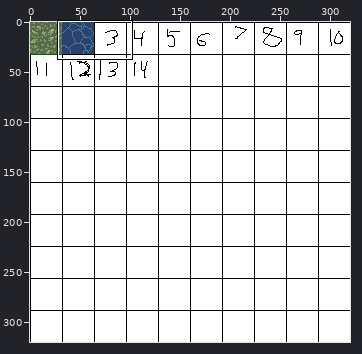
Edited in one commit: sprite sheet (skeleton-android/assets/data/maptiles.png). Above: a wide view before the commit, with the close-up outlined.
Close-up. Before the commit:
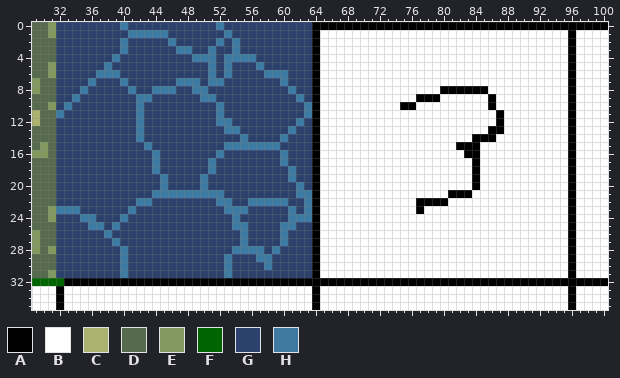
The file is 320x320 pixels. Shown: x 29..100, y 0..35.
Palette (. is transparent): A #000000  B #ffffff  C #abb26f  D #566a4d  E #829a60  F #006400  G #2c416c  H #3f7aa3
Pixels before (only the part around the change), first column x 29:
 0 DDEGGGGGGGGHGGGGGGGGGGGHGGGGGGGGGGGAAAAAAAAAAAAAAAAAAAAAAAAAAAAAAAAAAAAA
 1 DDEGGGGGGGGGHHHHHGGGGGGGHGGGGGGGGGGABBBBBBBBBBBBBBBBBBBBBBBBBBBBBBBABBBB
 2 DDDGGGGGGGGHGGGGGHGGGGGHGHGGGGGGGGGABBBBBBBBBBBBBBBBBBBBBBBBBBBBBBBABBBB
 3 DDDGGGGGGGGHGGGGGGHHGGHGGHGGGGGGGGGABBBBBBBBBBBBBBBBBBBBBBBBBBBBBBBABBBB
 4 DDDGGGGGGGHGGGGGGGGGHHHGHHHHGGGGGGGABBBBBBBBBBBBBBBBBBBBBBBBBBBBBBBABBBB
 5 DDEGGGGGGHGGGGGGGGGGGGHGHGGGHGGGGGGABBBBBBBBBBBBBBBBBBBBBBBBBBBBBBBABBBB
 6 DDEGGGGGHHHGGGGGGGGGGGHGHGGGGHHHGGGABBBBBBBBBBBBBBBBBBBBBBBBBBBBBBBABBBB
 7 EDDGGGGHGGGHGGGGGGHHHGHHGGGGGGGHGGGABBBBBBBBBBBBBBBBBBBBBBBBBBBBBBBABBBB
 8 EDDGGGHGGGGGHGGHHHGGHHGGGGGGGGGGHGGABBBBBBBBBBBBBBBAAAAAABBBBBBBBBBABBBB
 9 DDDGGHGGGGGGGHHGGGGGGHHGGGGGGGGGGHGABBBBBBBBBBBBAAABBBBBBABBBBBBBBBABBBB
10 DDEGHGGGGGGGGHGGGGGGGGGHGGGGGGGGGGHABBBBBBBBBBAABBBBBBBBBABBBBBBBBBABBBB
11 CDDHGGGGGGGGGHGGGGGGGGGHGGGGGGGGGGHABBBBBBBBBBBBBBBBBBBBBBABBBBBBBBABBBB
12 CDDGGGGGGGGGGHGGGGGGGGGHHGGGGGGGGHGABBBBBBBBBBBBBBBBBBBBBBABBBBBBBBABBBB
13 DDDGGGGGGGGGGHGGGGGGGGGGHHGGGGGGHGGABBBBBBBBBBBBBBBBBBBBBAABBBBBBBBABBBB
14 DDDGGGGGGGGGGHGGGGGGGGGGGGHGGGGHGGGABBBBBBBBBBBBBBBBBBBAAABBBBBBBBBABBBB
15 DEDGGGGGGGGGGGHGGGGGGGGGHHHHHHHGGGGABBBBBBBBBBBBBBBBBAAABBBBBBBBBBBABBBB
16 EEDGGGGGGGGGGGGHGGGGGGGHGGGGGGGHGGGABBBBBBBBBBBBBBBBBBAABBBBBBBBBBBABBBB
17 DDDGGGGGGGGGGGGHGGGGGGHGGGGGGGGHGGGABBBBBBBBBBBBBBBBBBBABBBBBBBBBBBABBBB
18 DDDGGGGGGGGGGGGHGGGGGGHGGGGGGGGGHGGABBBBBBBBBBBBBBBBBBBABBBBBBBBBBBABBBB
19 DDDGGGGGGGGGGGGGHGGGGHGGGGGGGGGGHGGABBBBBBBBBBBBBBBBBBBABBBBBBBBBBBABBBB
20 DDDGGGGGGGGGGGGGHGGGGHGGGGGGGGGGGHGABBBBBBBBBBBBBBBBBBBABBBBBBBBBBBABBBB
21 DDDGGGGGGGGGGGGHHHHHHHHHGGGGGGGGGHHABBBBBBBBBBBBBBBBAAABBBBBBBBBBBBABBBB
22 DDDGGGGGGGGGGHHGGGGGGGGHHGGHHHHHGGHABBBBBBBBBBBBAAAABBBBBBBBBBBBBBBABBBB
23 DDEHHHGGGGGGHGGGGGGGGGGGHHHGGGGGHGHABBBBBBBBBBBBABBBBBBBBBBBBBBBBBBABBBB
24 DDEGGGHHGGGHGGGGGGGGGGGGGHGGGGGGHHHABBBBBBBBBBBBBBBBBBBBBBBBBBBBBBBABBBB
25 DDDGGGGHHGHGGGGGGGGGGGGGGHHGGGGHHGGABBBBBBBBBBBBBBBBBBBBBBBBBBBBBBBABBBB
26 EDDGGGGGGHGGGGGGGGGGGGGGGGHGGGGHGGGABBBBBBBBBBBBBBBBBBBBBBBBBBBBBBBABBBB
27 EDDGGGGGGGHGGGGGGGGGGGGGGGHGGGGHGGGABBBBBBBBBBBBBBBBBBBBBBBBBBBBBBBABBBB
28 EDEGGGGGGGGHGGGGGGGGGGGGGHHHHGHGGGGABBBBBBBBBBBBBBBBBBBBBBBBBBBBBBBABBBB
29 DDDGGGGGGGGHGGGGGGGGGGGGHGGGHHGGGGGABBBBBBBBBBBBBBBBBBBBBBBBBBBBBBBABBBB
30 DDDGGGGGGGGHGGGGGGGGGGGGHGGGGHGGGGGABBBBBBBBBBBBBBBBBBBBBBBBBBBBBBBABBBB
31 DDEGGGGGGGGHGGGGGGGGGGGGHGGGGGGGGGGABBBBBBBBBBBBBBBBBBBBBBBBBBBBBBBABBBB
32 FFFFAAAAAAAAAAAAAAAAAAAAAAAAAAAAAAAAAAAAAAAAAAAAAAAAAAAAAAAAAAAAAAAAAAAA
33 BBBABBBBBBBBBBBBBBBBBBBBBBBBBBBBBBBABBBBBBBBBBBBBBBBBBBBBBBBBBBBBBBABBBB
34 BBBABBBBBBBBBBBBBBBBBBBBBBBBBBBBBBBABBBBBBBBBBBBBBBBBBBBBBBBBBBBBBBABBBB
35 BBBABBBBBBBBBBBBBBBBBBBBBBBBBBBBBBBABBBBBBBBBBBBBBBBBBBBBBBBBBBBBBBABBBB
Once edited:
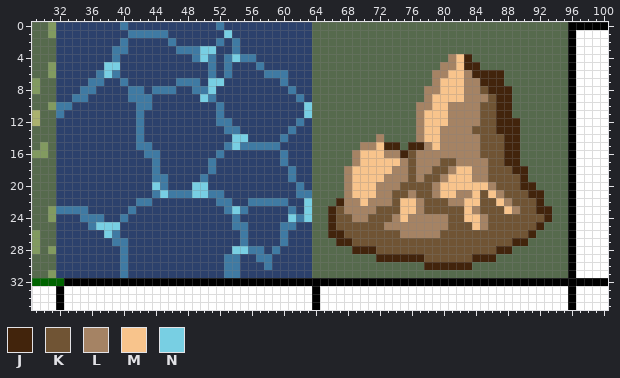
Colours new in this view: J #42240c  K #705434  L #a58364  M #f8c48c  N #78cfe3
Changes in this commit:
Changed rows in their new state; - is an unchanged pixel.
first column x 32:
 0 --------------------------------DDDDDDDDDDDDDDDDDDDDDDDDDDDDDDDD
 1 ---------------------N----------DDDDDDDDDDDDDDDDDDDDDDDDDDDDDDDD
 2 --------------------------------DDDDDDDDDDDDDDDDDDDDDDDDDDDDDDDD
 3 -------H---------HNN------------DDDDDDDDDDDDDDDDDDDDDDDDDDDDDDDD
 4 ------------------N---N---------DDDDDDDDDDDDDDDDDLMJDDDDDDDDDDDD
 5 ------NN------------------------DDDDDDDDDDDDDDDDLLMJJDDDDDDDDDDD
 6 ------N-------------------------DDDDDDDDDDDDDDDLLMMLJJJJDDDDDDDD
 7 -----H-------------NN-----------DDDDDDDDDDDDDDDLMMMLLJJJDDDDDDDD
 8 ----H-----H--------N------------DDDDDDDDDDDDDDLLMMMLLKJJJDDDDDDD
 9 ---H-----H--------N-------------DDDDDDDDDDDDDDLMMMMLLLKJJDDDDDDD
10 H----------H-------------------NDDDDDDDDDDDDDLLMMLLLLKKJJDDDDDDD
11 -------------------------------NDDDDDDDDDDDDDLMMMLLLLKKJJDDDDDDD
12 --------------------------------DDDDDDDDDDDDDLMMMLLLLKKJJJDDDDDD
13 --------------------------------DDDDDDDDDDDDDLMMLLLLKKKJJJDDDDDD
14 ----------------------NN--------DDDDDDDDLDDDDLMMLLLLLKKKJJDDDDDD
15 ----------H-----------N---------DDDDDDLLMJJDJJLMLLLLLKKKJJDDDDDD
16 -----------H--------------------DDDDDLMMMLLJKLLLLLLLLKKKJJDDDDDD
17 --------------------------------DDDDDLMMMMMLKLLLKKLLLLKKJJDDDDDD
18 --------------------------------DDDDLMMMMMLLKLLKKLMMLLKKKJJDDDDD
19 ------------H-------------------DDDDLMMMMLLLKLKKLMMMLLKKKKJDDDDD
20 ------------N----NN-------------DDDDLMMMLLLKKKKLMMMMMMLKKKJJDDDD
21 -------------N---NN-------------DDDDLMMMLLKKLKKLMMLLMKMLKKKJJDDD
22 -------------------------------NDDDJLLMLLLKMMLKKKLLMMKKMLKKKJDDD
23 ---H------------------N--------NDDJKLLLLKKKMMLKKKKKMLKKKMLKKJJDD
24 -----H-----------------------N-NDDJKKLLKKKLMLLLLLKKMMLKKKKKKKJDD
25 -----NNN------------------------DDJKKKKKKLLLLLLLLKKKMLKKKKKKJDDD
26 ------NH------------------------DDJJKKKKKKKLLLLLKKKKKKKKKKKJDDDD
27 --------H-----------------------DDDJJKKKKKKKKKKKKKKKKKKKKJJDDDDD
28 ----------------------NN--------DDDDDJJJKKKKKKKKKKKKKKKJJDDDDDDD
29 ----------------------H---------DDDDDDDDJJJJJJKKKKKKJJJDDDDDDDDD
30 ----------------------H---------DDDDDDDDDDDDDDJJJJJJDDDDDDDDDDDD
31 ----------------------H---------DDDDDDDDDDDDDDDDDDDDDDDDDDDDDDDD
Boxes around the changes in both close-ups, in picture pixels (x1, y1, x2, y2):
changed: (288, 22, 568, 278)
changed: (56, 30, 248, 246)
changed: (232, 246, 248, 278)
